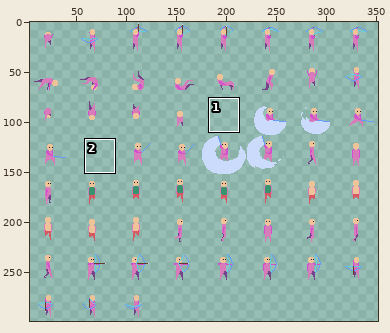
Sprite sheet, stored at testgame/www/assets/spritesheets/pawn.png. Above, an overview of the earlier version with the close-up marked.
Close-up. First the earlier version:
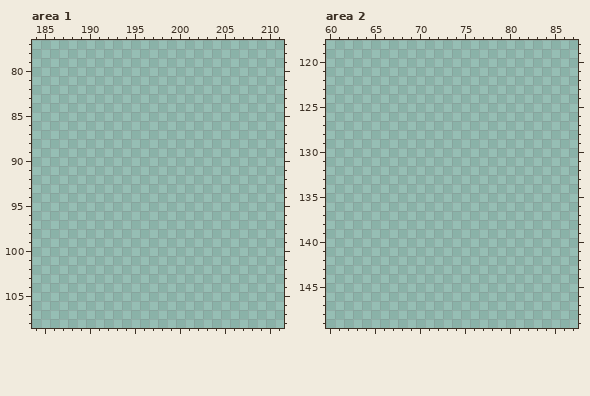
The file is 352x304 pixels. Shown: area 1: x 184..211, y 77..108; area 2: x 60..87, y 118..149. The old version is drawn lined up with the new one. The wide view leaves out empty margins.
Now the later version:
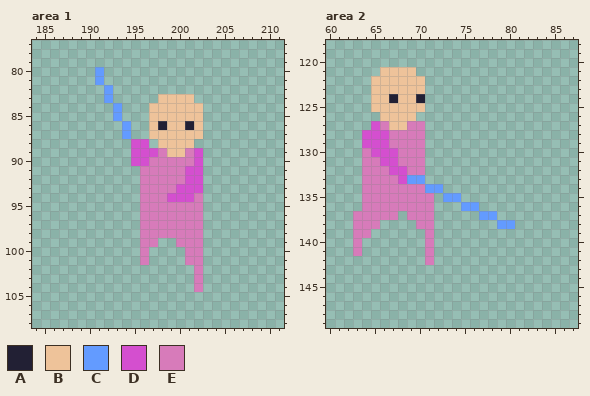
Palette (. is transparent): A #222034  B #eec39a  C #639bff  D #d44fcf  E #d77bba
What changed:
drawings rearranged on the sheet (the old picture shows each at its new place)
--- area 1
@@ x 189..204 @@
  79 ................
- 80 ................
- 81 ................
- 82 ................
- 83 ................
- 84 ................
- 85 ................
- 86 ................
- 87 ................
- 88 ................
- 89 ................
- 90 ................
- 91 ................
- 92 ................
- 93 ................
- 94 ................
- 95 ................
- 96 ................
- 97 ................
- 98 ................
- 99 ................
-100 ................
-101 ................
-102 ................
-103 ................
-104 ................
+ 80 ..C.............
+ 81 ..C.............
+ 82 ...C............
+ 83 ...C.....BBBB...
+ 84 ....C...BBBBBB..
+ 85 ....C...BBBBBB..
+ 86 .....C..BABBAB..
+ 87 .....C..BBBBBB..
+ 88 ......DD.BBBB...
+ 89 ......DDDEBBED..
+ 90 ......DDEEEEED..
+ 91 .......EEEEEDD..
+ 92 .......EEEEEDD..
+ 93 .......EEEEDDD..
+ 94 .......EEEDDDE..
+ 95 .......EEEEEEE..
+ 96 .......EEEEEEE..
+ 97 .......EEEEEEE..
+ 98 .......EEEEEEE..
+ 99 .......EE..EEE..
+100 .......E....EE..
+101 .......E....EE..
+102 .............E..
+103 .............E..
+104 .............E..
 105 ................
--- area 2
@@ x 60..87 @@
 120 ............................
-121 ............................
-122 ............................
-123 ............................
-124 ............................
-125 ............................
-126 ............................
-127 ............................
-128 ............................
-129 ............................
-130 ............................
-131 ............................
-132 ............................
-133 ............................
-134 ............................
-135 ............................
-136 ............................
-137 ............................
-138 ............................
-139 ............................
-140 ............................
-141 ............................
-142 ............................
+121 ......BBBB..................
+122 .....BBBBBB.................
+123 .....BBBBBB.................
+124 .....BBABBA.................
+125 .....BBBBBB.................
+126 ......BBBB..................
+127 .....DEBBEE.................
+128 ....DDDEEEE.................
+129 ....DDDEEEE.................
+130 ....EDDDEEE.................
+131 ....EEDDEEE.................
+132 ....EEEDDEE.................
+133 ....EEEEDCC.................
+134 ....EEEEEEECC...............
+135 ....EEEEEEEE.CC.............
+136 ....EEEEEEEE...CC...........
+137 ...EEEEE.EEE.....CC.........
+138 ...EEE....EE.......CC.......
+139 ...EE......E................
+140 ...E.......E................
+141 ...E.......E................
+142 ...........E................
 143 ............................
